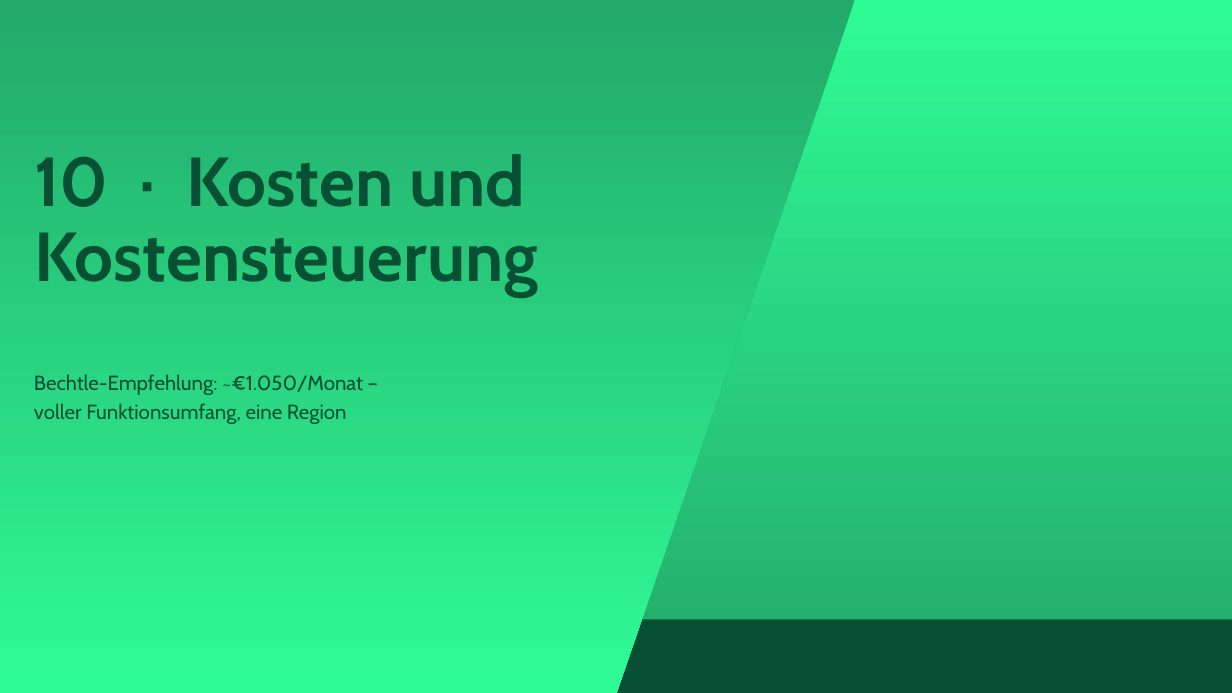
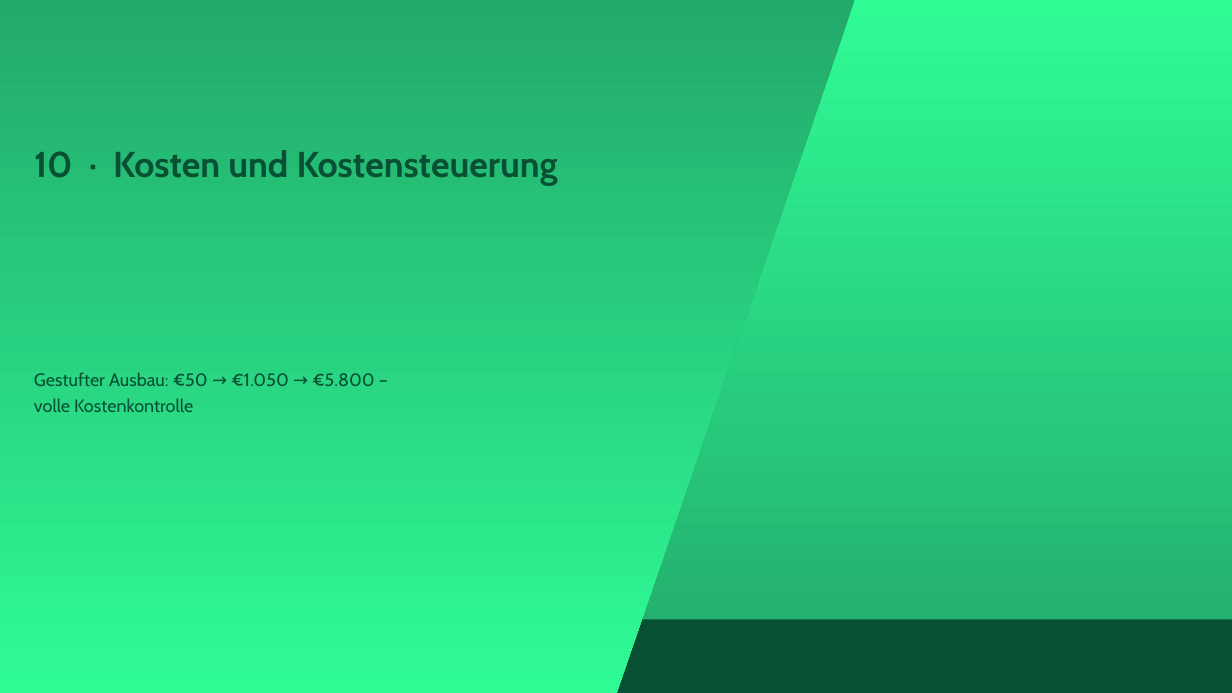
Before and after one commit to YannickBeck/azure-landing-zone, a slide deck: slide 28 of docs/konzept/Powerpoint/Azure-Landing-Zone-Konzept.pptx (slide 29 before the commit). Drawn at 1232x693 pixels with LibreOffice and Linux fonts; fonts in the diff are those of the drawing. Boxes give left, top, right and bottom in pixels: in the first picture for what was removed or moved away, otherwise in the second. Text is boxed around its words. In the diff, an @@ line names an element or a change of style, - is before the commit and + after.

```diff
--- a/docs/konzept/Powerpoint/Azure-Landing-Zone-Konzept.pptx
+++ b/docs/konzept/Powerpoint/Azure-Landing-Zone-Konzept.pptx
@@ title "10 · Kosten und Kostensteuerung" at (x1=34, y1=150, x2=558, y2=186): size 54 to 28 pt @@
@@ subtitle at (x1=34, y1=372, x2=375, y2=412): text changed; size 16 to 14 pt @@
-Bechtle-Empfehlung: ~€1.050/Monat – voller Funktionsumfang, eine Region
+Gestufter Ausbau: €50 → €1.050 → €5.800 – volle Kostenkontrolle
```
Also in this commit, not shown: 24 other slides changed, 12 slides added, 17 slides removed, 1 other file.
